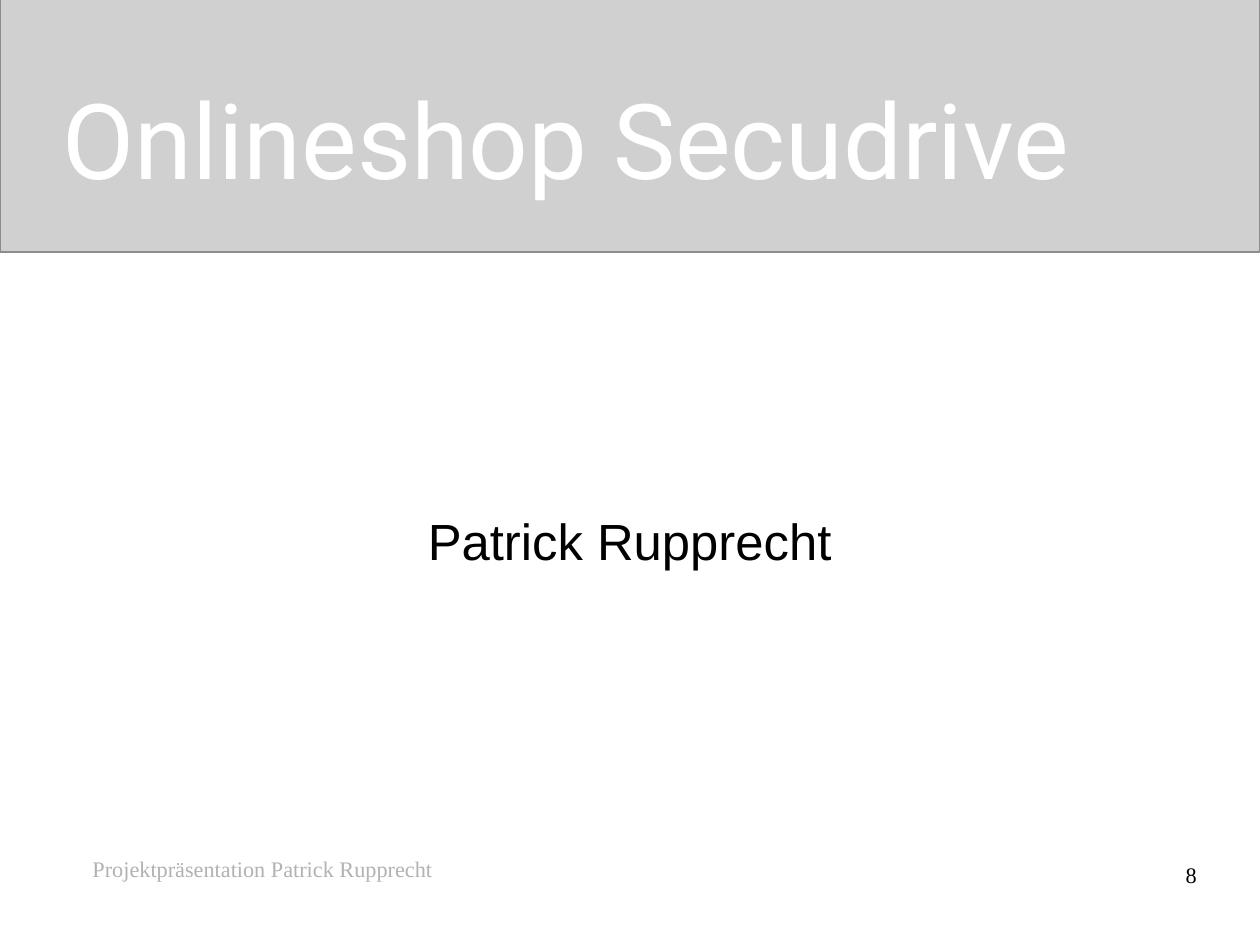
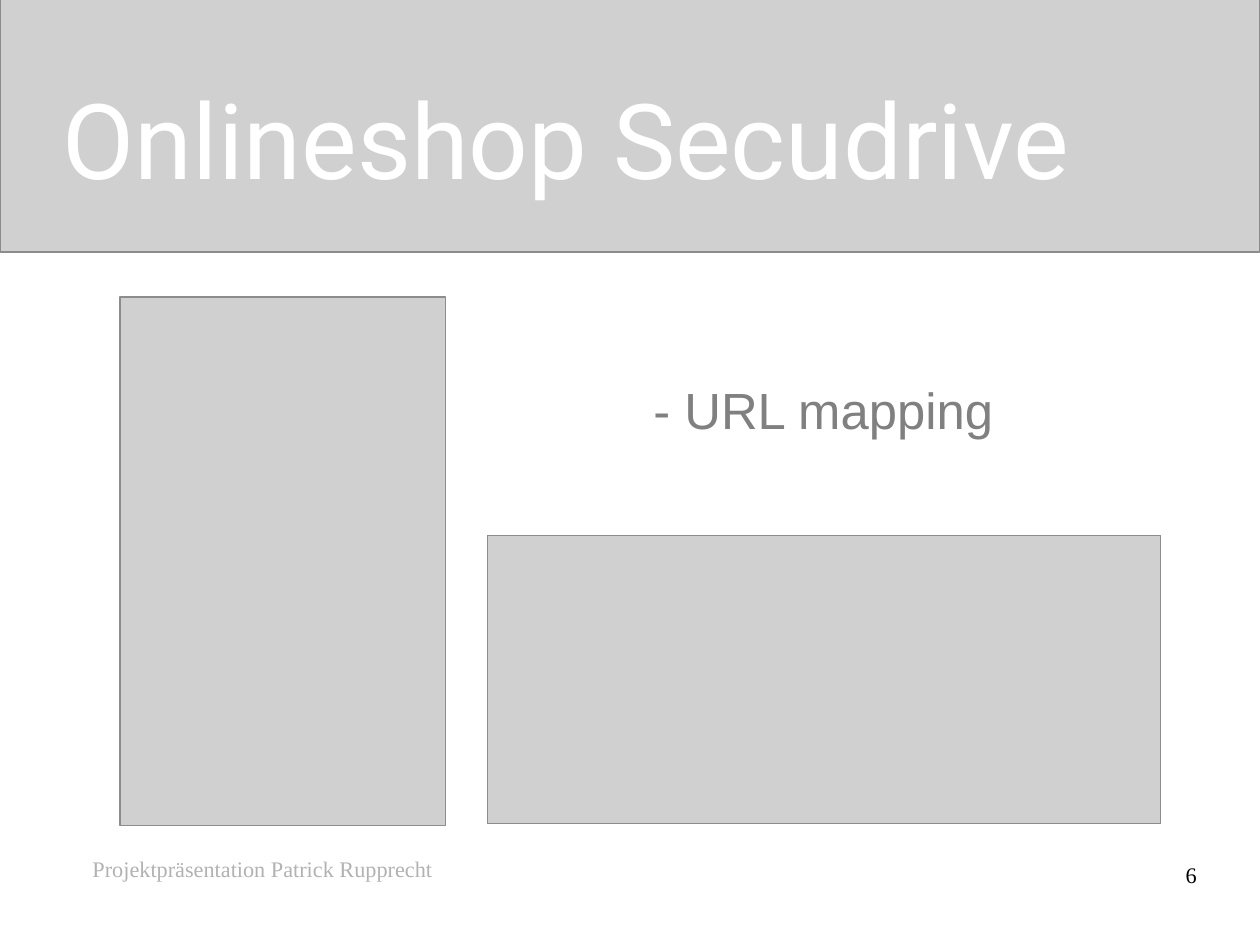
Before and after one commit to patrup/OnlineShop, a slide deck: slide 6 of OnlineShop/OnlineShop.odp (slide 8 before the commit). Drawn at 1260x945 pixels with LibreOffice and Linux fonts; fonts in the diff are those of the drawing; grey boxes stand for pictures. Boxes give left, top, right and bottom in pixels: in the first picture for what was removed or moved away, otherwise in the second. Text is boxed around its words. In the diff, an @@ line names an element or a change of style, - is before the commit and + after.

```diff
--- a/OnlineShop/OnlineShop.odp
+++ b/OnlineShop/OnlineShop.odp
@@ picture added at [120,297,446,826] @@
@@ subtitle added at [684,392,993,439], 32 pt, text #808080 @@
+- URL mapping
@@ subtitle removed at [428,523,831,571] @@
-Patrick Rupprecht
@@ picture added at [487,536,1161,824] @@
@@ page number at [1186,868,1197,884]: text changed @@
-8
+6
```
Also in this commit, not shown: 4 other slides changed, 6 other files.
